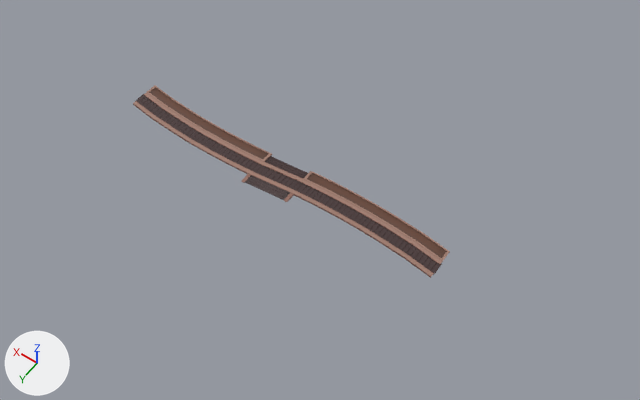
The FBX model Project Fog/Assets/Props/Buildings/Sidewalk/Sidewalk.fbx as it was, and as the next commit left it.
The view is the same before and after, from a 50 mm camera at (-156.0, 188.0, 294.0) aimed at (-19.0, -4.0, -7.0). Arrows for +X, +Y and +Z are at lower left; the lights stay in place.

Names of what the first picture shows: 'Sidewalk'.
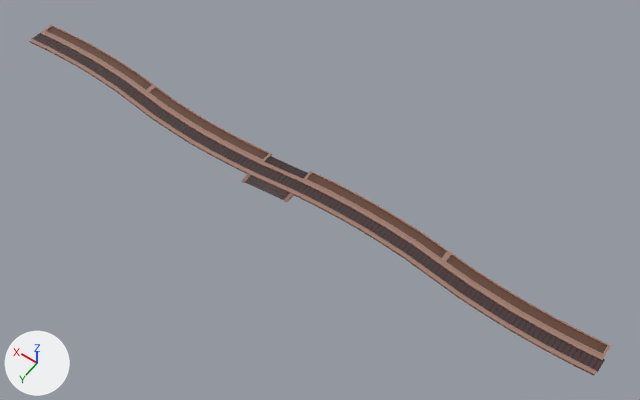
The change, as a list of edits to the scene's bpy script:
```text
Change me_cube:
    used by ob_sidewalk; location = (0.0, 0.0, 0.0)
    remove me_cube.from_pydata(...)  # 762 vertices, 446 faces; spans x -80.0..81.0, y -11.0..12.0, z 0.0..1.0
    add me_cube.from_pydata(...)  # 1364 vertices, 815 faces; spans x -151.0..152.0, y -13.0..12.0, z 0.0..1.0
    me_cube part 1: 4 vertices moved within x -80.0, y -8.0..0.0, z 0.0; 302 vertices added at x -151.0..-80.0, y -7.0..10.0, z 0.0..1.0
    me_cube part 2: 300 vertices added at x 82.0..152.0, y -13.0..3.0, z 0.0..1.0
```

Boxes [x1, y1, x2, y2] around the edits, measured in the pictures (640 x 400 px):
'Sidewalk', reshaped (83% wider, 81% taller)
    before: [133, 85, 450, 278]
    after: [29, 25, 611, 376]
part 1 of me_cube, built on
    before: [414, 233, 450, 264]
    after: [414, 233, 611, 376]
part 2 of me_cube, added
    after: [29, 25, 154, 104]
